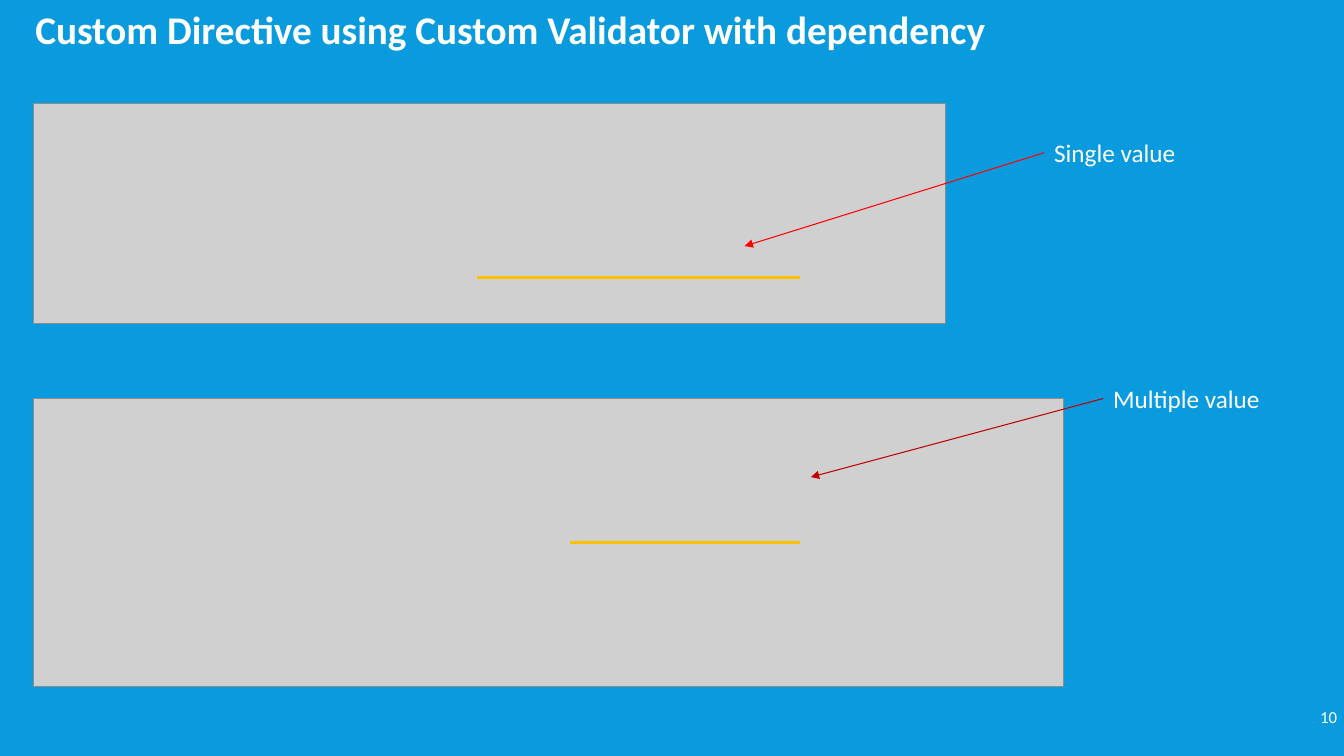
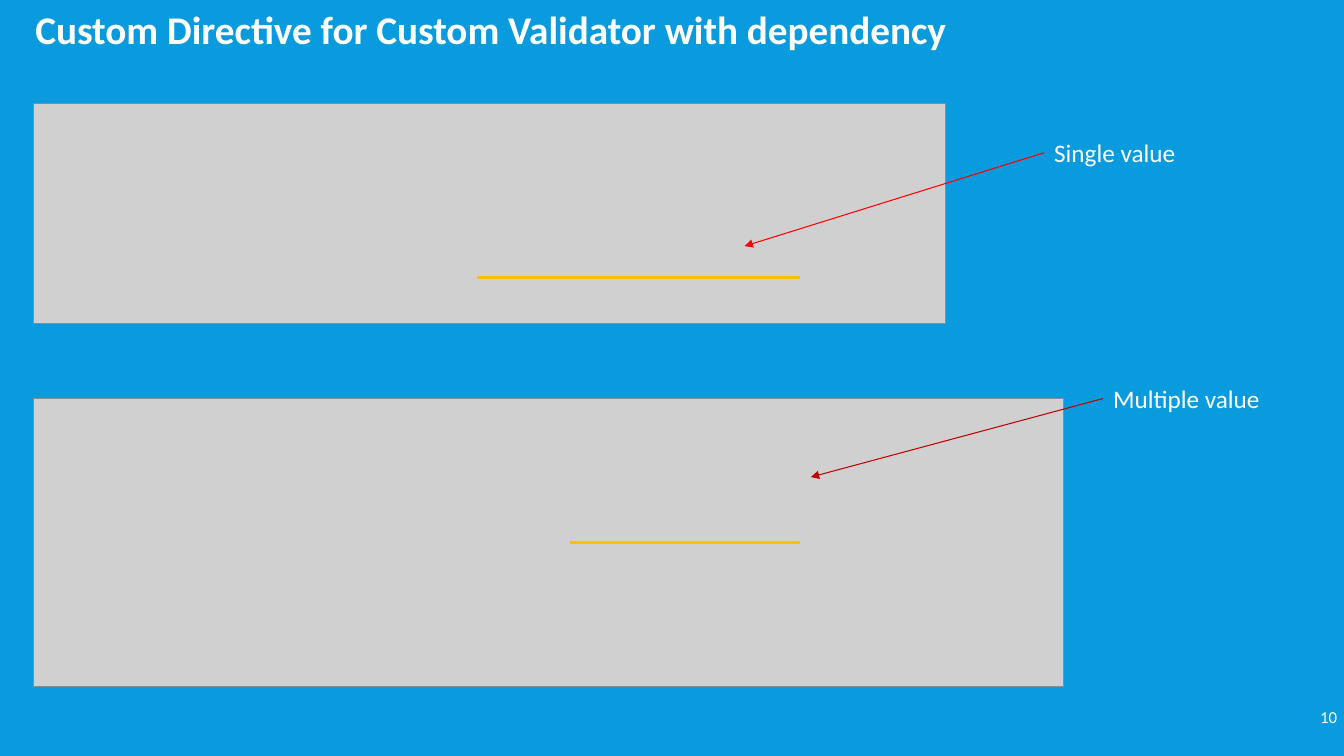
Before and after one commit to timmyktom/angular_validator_directive, a slide deck: slide 10 of Custom Validator & Directive.pptx. Drawn at 1344x756 pixels with LibreOffice and Linux fonts; fonts in the diff are those of the drawing; grey boxes stand for pictures. Boxes give left, top, right and bottom in pixels: in the first picture for what was removed or moved away, otherwise in the second. Text is boxed around its words. In the diff, an @@ line names an element or a change of style, - is before the commit and + after.

```diff
--- a/Custom Validator & Directive.pptx
+++ b/Custom Validator & Directive.pptx
@@ text at [35,16,946,50]: text changed @@
-Custom Directive using Custom Validator with dependency
+Custom Directive for Custom Validator with dependency
```
Also in this commit, not shown: 4 other slides changed, 1 slide removed.
